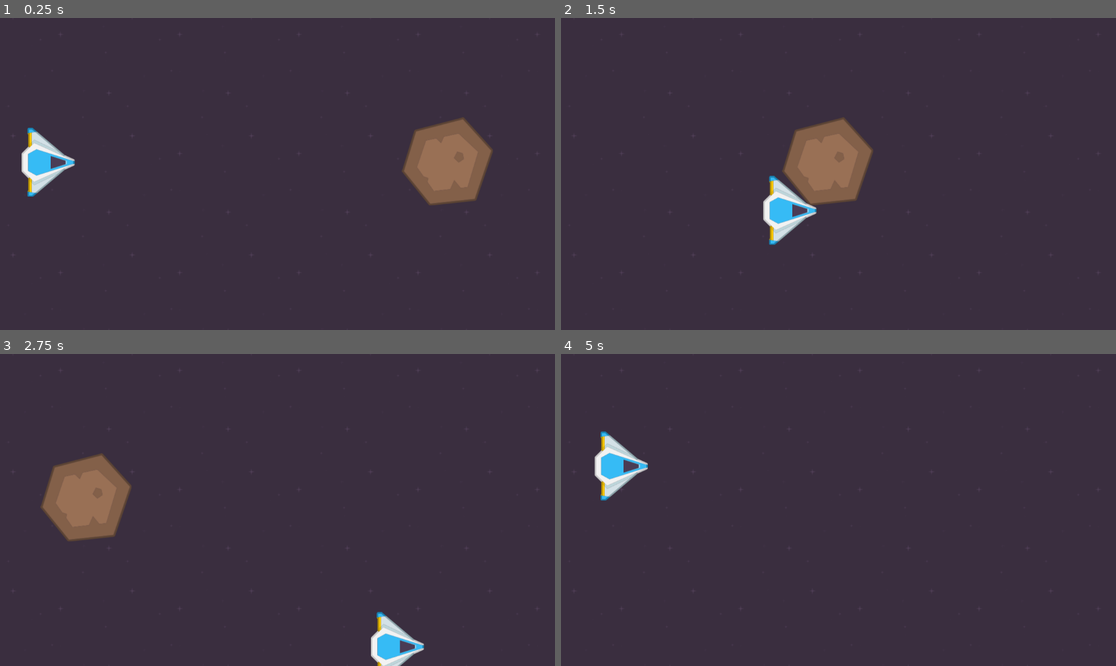
Above: before the commit, frames 1-4 (two rows, left to right).
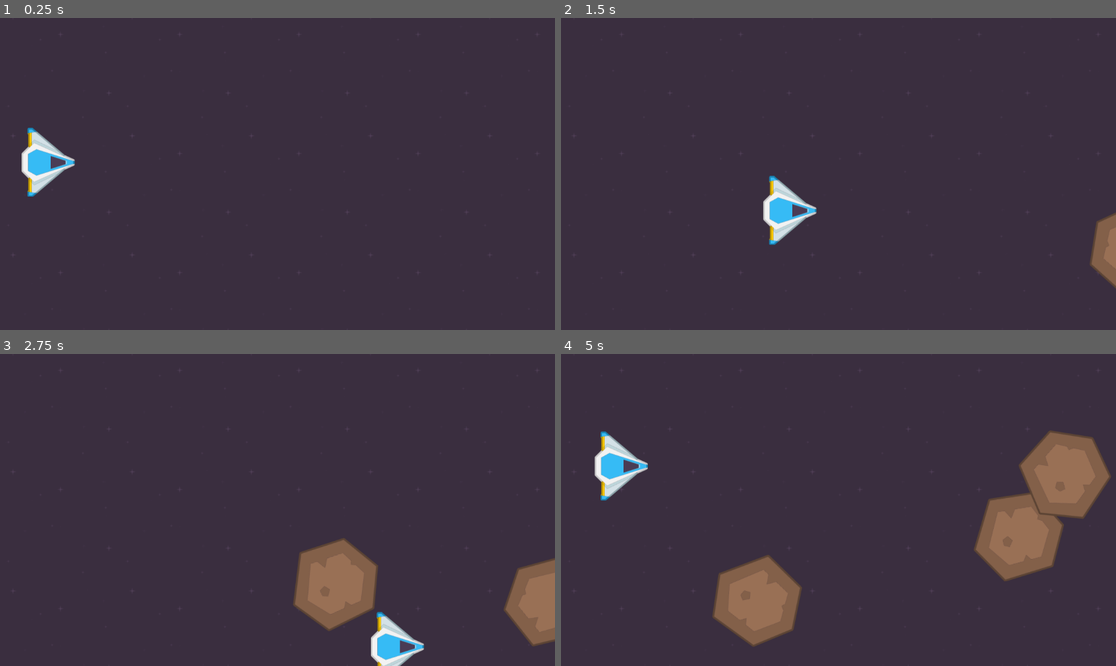
Above: after the commit, the same moments.

Repository: nikolasmdr08/Asteroid_shooter_godot
Game: Godot game, scene res://Scenes/main.tscn
Same seed, same stepped clock (60 frames per second), same inputs: the game is played once before the commit and once after it.
Inputs:
- Up to frame 1 (0.25 s): no input
- Up to frame 2 (1.5 s): hold D (right) 0.53-1.28 s; hold S (down) from 1.28 s (still down)
- Up to frame 3 (2.75 s): release S (down) at 2.03 s; hold D (right) from 2.03 s (still down)
- Up to frame 4 (5 s): release D (right) at 2.78 s; hold W (up) 2.78-3.53 s; hold A (left) from 3.53 s (still down)

The runs differ from the first frame. In frame 1, 3.3% of the frame differs, in the area x 72-89%, y 31-60%; in frame 2, 4.1%; in frame 3, 8.5%; in frame 4, 9.7%, in the area x 27-100%, y 24-94%.

Commit message:
spawner script and random position spawn

Diff:
--- a/Scenes/Asteroids/asterorid.gd
+++ b/Scenes/Asteroids/asterorid.gd
@@ -1,6 +1,16 @@
 extends Area2D
 
-@export var speed: float
+@export var min_move_speed: float
+@export var max_move_speed: float
+@export var min_rotation_speed: float
+@export var max_rotation_speed: float
+var move_speed: float
+var rotation_speed: float
+
+func _ready() -> void:
+	move_speed = randf_range(min_move_speed, max_move_speed)
+	rotation_speed = randf_range(min_rotation_speed, max_rotation_speed)
 
 func _process(_delta: float) -> void:
-	position.x -= speed * _delta
+	position.x -= move_speed * _delta
+	rotation += rotation_speed * _delta
--- a/Scenes/Asteroids/big_asterorid.tscn
+++ b/Scenes/Asteroids/big_asterorid.tscn
@@ -8,7 +8,10 @@
 
 [node name="BigAsterorid" type="Area2D"]
 script = ExtResource("1_e6q2h")
-speed = 300.0
+min_move_speed = 200.0
+max_move_speed = 400.0
+min_rotation_speed = 1.0
+max_rotation_speed = 3.0
 metadata/_edit_group_ = true
 
 [node name="Sprite2D" type="Sprite2D" parent="."]
--- a/Scenes/Asteroids/medium_asteroid.tscn
+++ b/Scenes/Asteroids/medium_asteroid.tscn
@@ -8,7 +8,6 @@
 
 [node name="MediumAsteroid" type="Area2D"]
 script = ExtResource("1_dk8ra")
-speed = 300.0
 metadata/_edit_group_ = true
 
 [node name="Sprite2D" type="Sprite2D" parent="."]
--- a/Scenes/Asteroids/small_asteroid.tscn
+++ b/Scenes/Asteroids/small_asteroid.tscn
@@ -8,7 +8,6 @@
 
 [node name="SmallAsteroid" type="Area2D"]
 script = ExtResource("1_442d1")
-speed = 300.0
 metadata/_edit_group_ = true
 
 [node name="Sprite2D" type="Sprite2D" parent="."]
--- /dev/null
+++ b/Scenes/asteroid_spawner.gd
@@ -0,0 +1,17 @@
+extends Marker2D
+
+@export var big_asteroid_scene: PackedScene
+@export var small_asteroid_scene: PackedScene
+@export var medium_asteroid_scene: PackedScene
+
+@export var min_y:float
+@export var max_y:float
+
+func create_asteriod(asteroid_scene: PackedScene) -> void:
+	var asteroid_instance = asteroid_scene.instantiate()
+	add_child(asteroid_instance)
+	var random_y = randf_range(min_y, max_y)
+	asteroid_instance.global_position.y = random_y
+
+func _on_timer_timeout() -> void:
+	create_asteriod(big_asteroid_scene)
--- a/Scenes/main.tscn
+++ b/Scenes/main.tscn
@@ -1,8 +1,11 @@
-[gd_scene load_steps=6 format=3 uid="uid://n8hht5bl3ypp"]
+[gd_scene load_steps=9 format=3 uid="uid://n8hht5bl3ypp"]
 
 [ext_resource type="Texture2D" uid="uid://cpmgydre6od7p" path="res://assets/sprites/background.png" id="1_jjgbg"]
 [ext_resource type="PackedScene" uid="uid://c13adlphmivom" path="res://Scenes/Asteroids/big_asterorid.tscn" id="2_bo1nx"]
 [ext_resource type="PackedScene" uid="uid://bcbotp7twsao7" path="res://Scenes/Player/player.tscn" id="3_8gbba"]
+[ext_resource type="Script" uid="uid://c8t5k22dbyq44" path="res://Scenes/asteroid_spawner.gd" id="4_jjvhh"]
+[ext_resource type="PackedScene" uid="uid://dq7vkrb4gju3t" path="res://Scenes/Asteroids/small_asteroid.tscn" id="5_21xkr"]
+[ext_resource type="PackedScene" uid="uid://dv6fpewnvjlfy" path="res://Scenes/Asteroids/medium_asteroid.tscn" id="6_6bp64"]
 
 [sub_resource type="RectangleShape2D" id="RectangleShape2D_8gbba"]
 size = Vector2(1152, 20)
@@ -16,34 +19,47 @@
 position = Vector2(592, 319)
 texture = ExtResource("1_jjgbg")
 
-[node name="BigAsterorid" parent="." instance=ExtResource("2_bo1nx")]
-position = Vector2(1004, 298)
-
 [node name="Player" parent="." instance=ExtResource("3_8gbba")]
 position = Vector2(100, 300)
 
-[node name="TopWall" type="StaticBody2D" parent="."]
+[node name="Walls" type="Node2D" parent="."]
 
-[node name="CollisionShape2D" type="CollisionShape2D" parent="TopWall"]
+[node name="TopWall" type="StaticBody2D" parent="Walls"]
+
+[node name="CollisionShape2D" type="CollisionShape2D" parent="Walls/TopWall"]
 position = Vector2(574, -12)
 shape = SubResource("RectangleShape2D_8gbba")
 
-[node name="DownWall" type="StaticBody2D" parent="."]
+[node name="DownWall" type="StaticBody2D" parent="Walls"]
 position = Vector2(0, 650)
 
-[node name="CollisionShape2D" type="CollisionShape2D" parent="DownWall"]
+[node name="CollisionShape2D" type="CollisionShape2D" parent="Walls/DownWall"]
 position = Vector2(574, 9)
 shape = SubResource("RectangleShape2D_8gbba")
 
-[node name="LeftWall" type="StaticBody2D" parent="."]
+[node name="LeftWall" type="StaticBody2D" parent="Walls"]
 
-[node name="CollisionShape2D" type="CollisionShape2D" parent="LeftWall"]
+[node name="CollisionShape2D" type="CollisionShape2D" parent="Walls/LeftWall"]
 position = Vector2(-10, 320)
 shape = SubResource("RectangleShape2D_jjvhh")
 
-[node name="RightWall" type="StaticBody2D" parent="."]
+[node name="RightWall" type="StaticBody2D" parent="Walls"]
 position = Vector2(1171, -1)
 
-[node name="CollisionShape2D" type="CollisionShape2D" parent="RightWall"]
+[node name="CollisionShape2D" type="CollisionShape2D" parent="Walls/RightWall"]
 position = Vector2(-10, 320)
 shape = SubResource("RectangleShape2D_jjvhh")
+
+[node name="AsteroidSpawner" type="Marker2D" parent="."]
+position = Vector2(1388, 318)
+script = ExtResource("4_jjvhh")
+big_asteroid_scene = ExtResource("2_bo1nx")
+small_asteroid_scene = ExtResource("5_21xkr")
+medium_asteroid_scene = ExtResource("6_6bp64")
+min_y = 90.0
+max_y = 550.0
+
+[node name="Timer" type="Timer" parent="."]
+autostart = true
+
+[connection signal="timeout" from="Timer" to="AsteroidSpawner" method="_on_timer_timeout"]
Not shown, added: Scenes/asteroid_spawner.gd.uid
